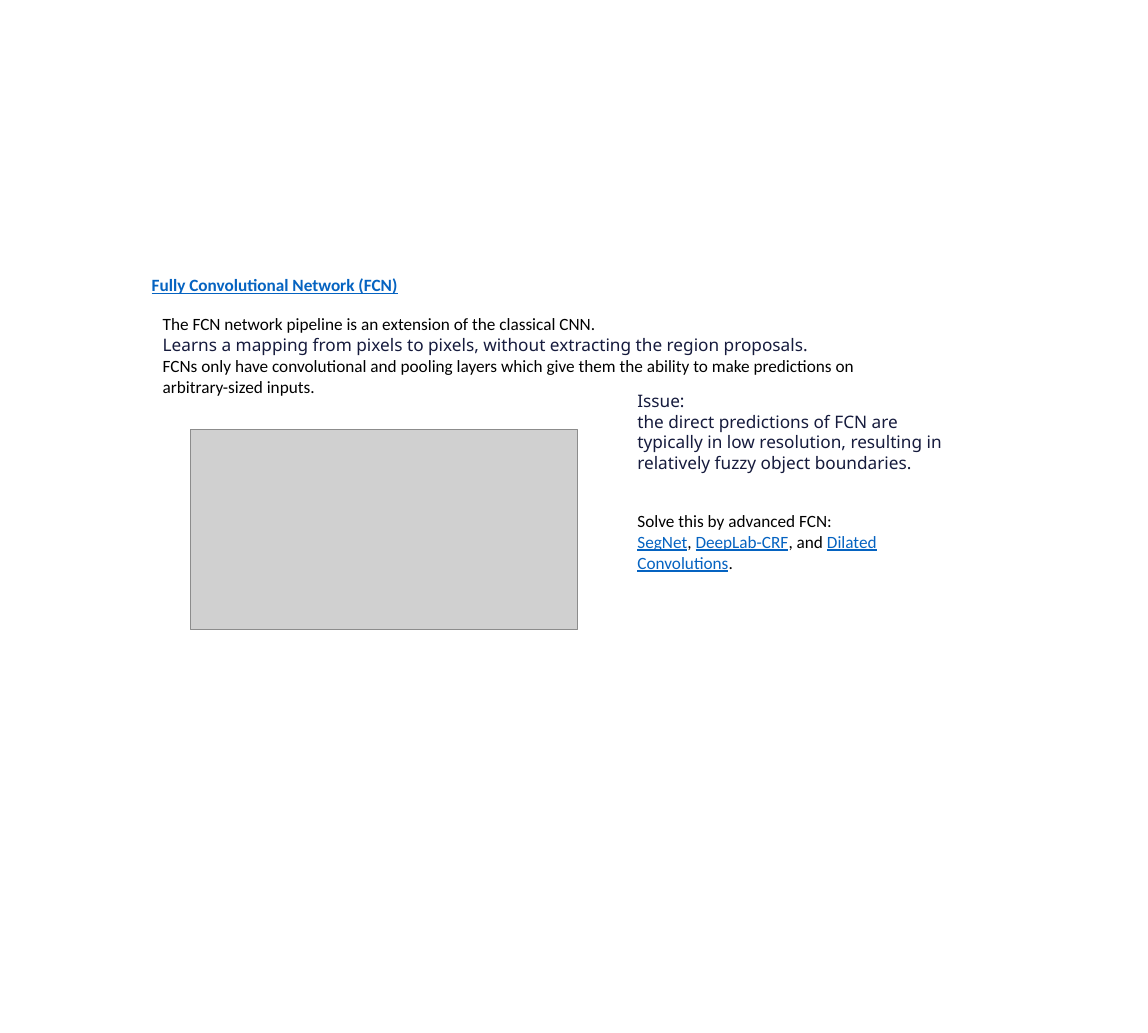
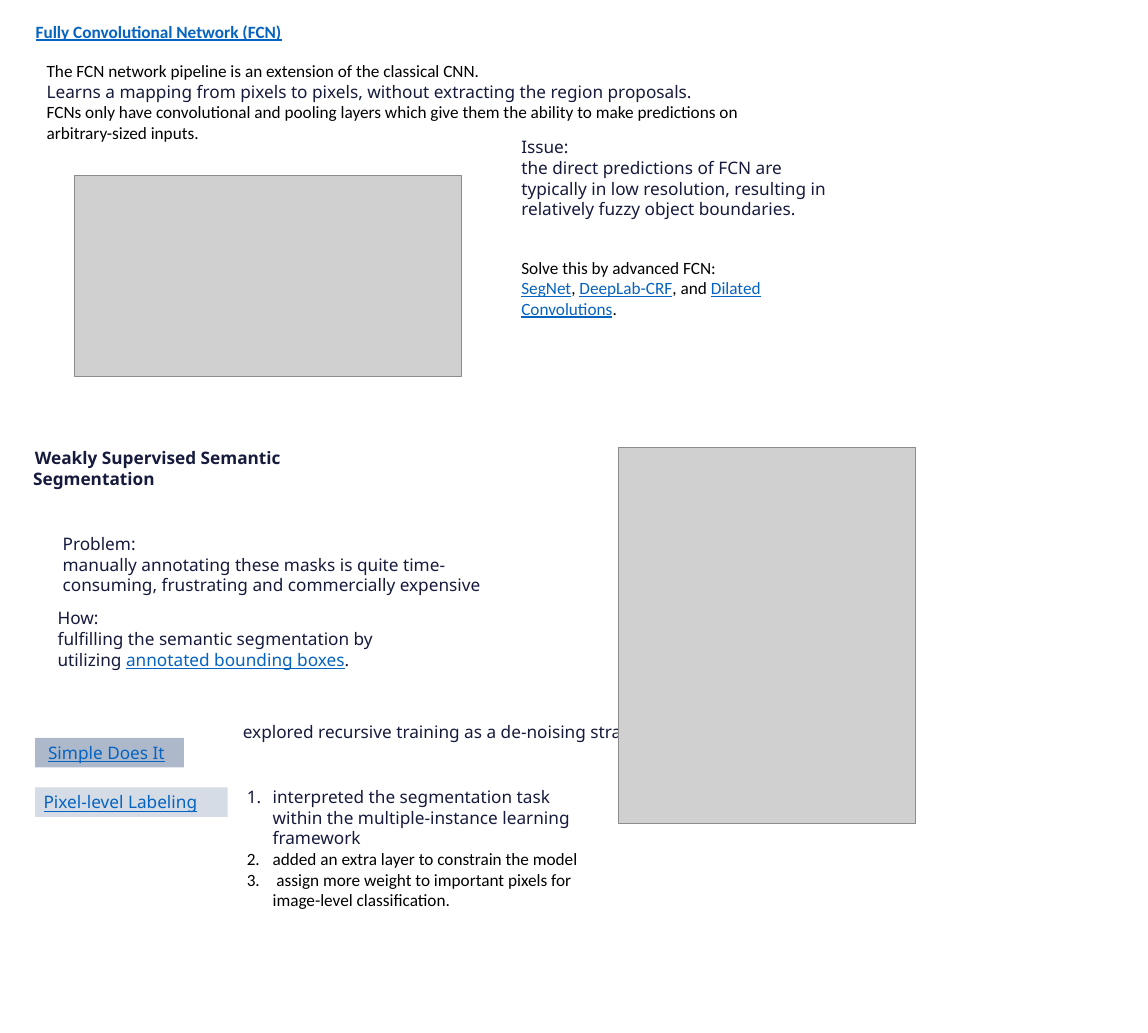
Before and after one commit to ziweifan177/Data_Science_Pilot, a slide deck: slide 2 of [Projects and Testing] Data Science & Machine Learning/(Deep_Learning) Deep_Learning_Based_Semantic_Segmentation_to_Enhance_Local_Surrogate_Models/Image/arch.pptx. Drawn at 1148x1033 pixels with LibreOffice and Linux fonts; fonts in the diff are those of the drawing; grey boxes stand for pictures. Boxes give left, top, right and bottom in pixels: in the first picture for what was removed or moved away, otherwise in the second. Text is boxed around its words. In the diff, an @@ line names an element or a change of style, - is before the commit and + after.

```diff
--- a/[Projects and Testing] Data Science & Machine Learning/(Deep_Learning) Deep_Learning_Based_Semantic_Segmentation_to_Enhance_Local_Surrogate_Models/Image/arch.pptx
+++ b/[Projects and Testing] Data Science & Machine Learning/(Deep_Learning) Deep_Learning_Based_Semantic_Segmentation_to_Enhance_Local_Surrogate_Models/Image/arch.pptx
@@ 4 texts, 1 picture: place and size @@
-4 texts, 1 picture at (152,278,942,630)
+4 texts, 1 picture at (36,25,826,376)
@@ picture added at (618,448,915,824) @@
@@ text added at (33,451,281,489), 14.4 pt, text #161B3D, bold @@
+Weakly Supervised Semantic Segmentation
@@ text added at (63,537,481,595), 14.4 pt, text #161B3D @@
+Problem:
+manually annotating these masks is quite time-consuming, frustrating and commercially expensive
@@ text added at (58,611,373,670), 14.4 pt, text #161B3D @@
+How:
+fulfilling the semantic segmentation by utilizing annotated bounding boxes.
@@ rectangle added at (35,738,184,767), fill #ADB9CA, 14.4 pt, text #0563C1, underline @@
+Simple Does It
@@ text added at (243,722,656,743), 14.4 pt, text #161B3D @@
+explored recursive training as a de-noising strategy
@@ rectangle added at (35,788,228,817), fill #D6DCE5, 14.4 pt, text #0563C1, underline @@
+Pixel-level Labeling
@@ text added at (273,790,577,909), 14.4 pt, text #000000 @@
+1. interpreted the segmentation task within the multiple-instance learning framework
+2. added an extra layer to constrain the model
+3. assign more weight to important pixels for image-level classification.
```
Also in this commit, not shown: 2 slides added, 1 slide removed, 16 other files.
